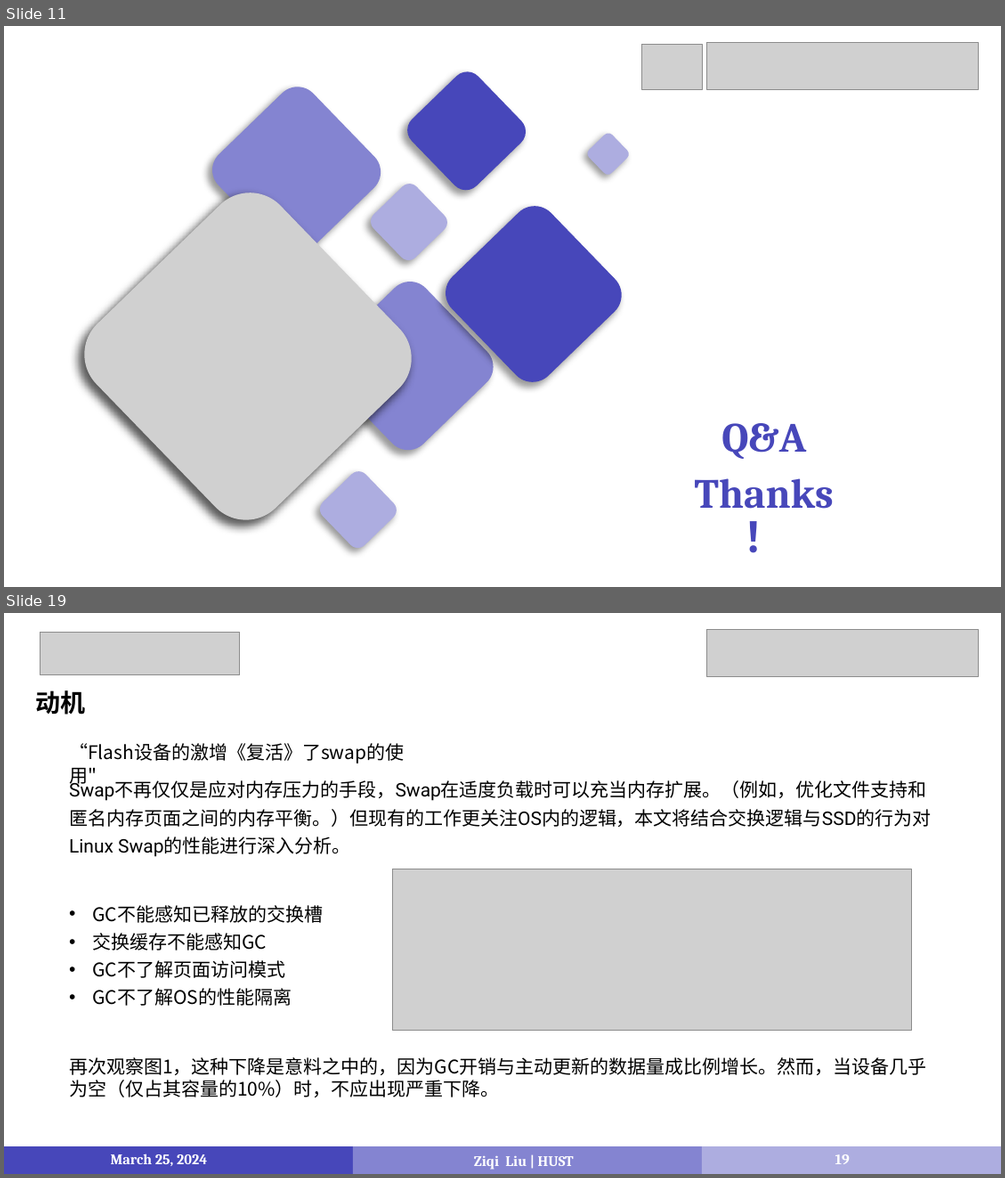
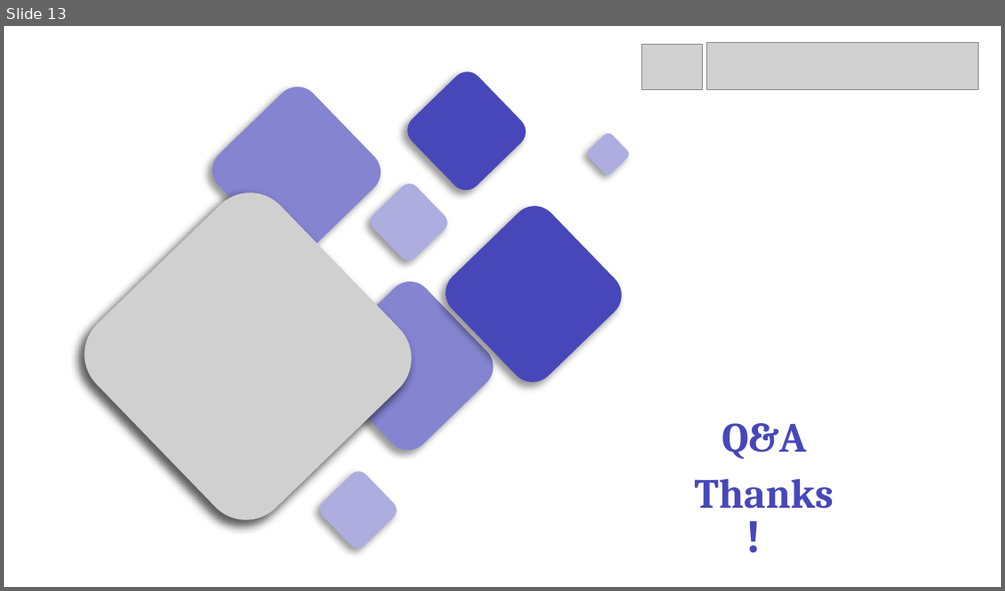
Before and after one commit to LiuziqiOvO/md, a slide deck: Paper/报告/5_ZoneKV .pptx. Shown one above the other, each under a label of ours: slides 11 and 19 before the commit, slide 13 after it; the slides between them are not shown. The pictures are 1005x1178 and 1005x591 pixels, drawn with LibreOffice and Linux fonts; fonts in the diff are those of the drawing; grey boxes stand for pictures. Boxes give left, top, right and bottom in pixels: in the first picture for what was removed or moved away, otherwise in the second. Text is boxed around its words. In the diff, an @@ line names an element or a change of style, - is before the commit and + after.

```diff
--- a/Paper/报告/5_ZoneKV .pptx
+++ b/Paper/报告/5_ZoneKV .pptx
@@ slide 19 removed at (x1=4, y1=613, x2=1001, y2=1174), background #FFFFFF @@
@@ picture removed at (x1=40, y1=632, x2=241, y2=675) @@
@@ picture removed at (x1=707, y1=629, x2=979, y2=676) @@
@@ text removed at (x1=35, y1=690, x2=85, y2=714) @@
-动机
@@ text removed at (x1=69, y1=743, x2=404, y2=763) @@
-“Flash设备的激增《复活》了swap的使用"
@@ text removed at (x1=69, y1=779, x2=931, y2=857) @@
-Swap不再仅仅是应对内存压力的手段，Swap在适度负载时可以充当内存扩展。（例如，优化文件支持和匿名内存页面之间的内存平衡。）但现有的工作更关注OS内的逻辑，本文将结合交换逻辑与SSD的行为对Linux Swap的性能进行深入分析。
@@ picture removed at (x1=392, y1=869, x2=912, y2=1030) @@
@@ text removed at (x1=92, y1=905, x2=323, y2=1005) @@
-• GC不能感知已释放的交换槽
-• 交换缓存不能感知GC
-• GC不了解页面访问模式
-• GC不了解OS的性能隔离
@@ text removed at (x1=69, y1=1057, x2=927, y2=1097) @@
-再次观察图1，这种下降是意料之中的，因为GC开销与主动更新的数据量成比例增长。然而，当设备几乎为空（仅占其容量的10%）时，不应出现严重下降。
@@ rectangle removed at (x1=4, y1=1146, x2=353, y2=1174) @@
@@ rectangle removed at (x1=353, y1=1146, x2=703, y2=1174) @@
@@ rectangle removed at (x1=702, y1=1146, x2=1001, y2=1174) @@
@@ text removed at (x1=111, y1=1153, x2=207, y2=1166) @@
-March 25, 2024
@@ text removed at (x1=474, y1=1156, x2=574, y2=1169) @@
-Ziqi Liu | HUST
@@ page number removed at (x1=835, y1=1154, x2=850, y2=1164) @@
-19
@@ what was slide 11 is now slide 13 @@
```
Also in this commit, not shown: 14 slides changed, 7 slides added, 11 other slides removed, 3 other files.
